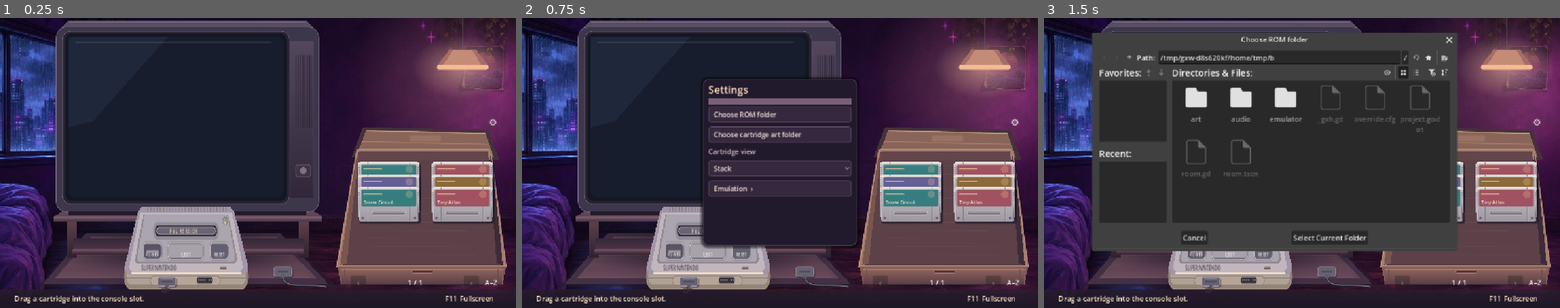
Above: before the commit, frames 1-3 (left to right).
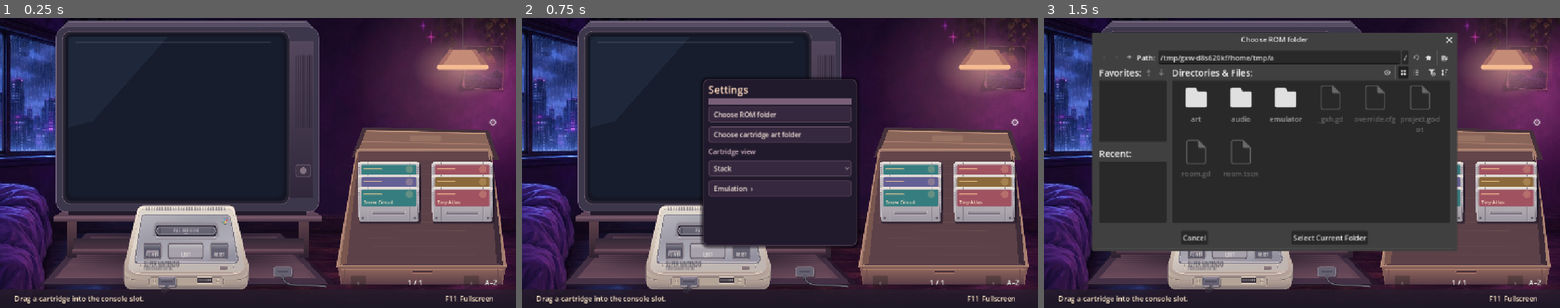
Above: after the commit, the same moments.

Repository: BaconBaps/snes
Game: Godot game, scene res://room.tscn
Two runs of this game, one before a commit and one after it. Both use one fixed random seed, a clock stepped at 60 frames per second and the inputs below.
Inputs:
- Up to frame 1 (0.25 s): no input
- Up to frame 2 (0.75 s): click "⚙" at 0.5 s
- Up to frame 3 (1.5 s): click "Choose ROM folder" at 1.25 s

The runs differ from the first frame. In frame 1, 2.1% of the frame differs, in the area x 23-49%, y 64-94%; in frame 2, 1.5%; in frame 3, 0.9%.

Commit message:
Use layered PAL SNES console artwork

Diff:
--- a/room.gd
+++ b/room.gd
@@ -1088,34 +1088,18 @@
 	# The wide front and foreshortened top follow the angled PAL reference.
 	glow(Vector2(414, 587), Vector2(171, 27), Color("#201927b0"))
 	draw_set_transform_matrix(CONSOLE_TRANSFORM)
-	rounded(Rect2(277, 574, 277, 33), 14, "#958579", "#b4a297")
-	rounded(Rect2(282, 579, 267, 21), 9, "#aea195")
-	shape([Vector2(277, 581), Vector2(281, 571), Vector2(308, 508), Vector2(316, 501),
-		Vector2(514, 501), Vector2(523, 508), Vector2(552, 572), Vector2(554, 581),
-		Vector2(545, 588), Vector2(287, 588)], "#a196a7")
-	shape([Vector2(288, 579), Vector2(313, 508), Vector2(518, 508), Vector2(543, 579),
-		Vector2(536, 584), Vector2(294, 584)], "#c1b6bc")
-	line(Vector2(294, 586), Vector2(538, 586), "#f7e4cf", 2)
-	line(Vector2(281, 592), Vector2(550, 592), "#7c7069")
-	shape([Vector2(320, 511), Vector2(510, 511), Vector2(530, 568), Vector2(524, 574),
-		Vector2(305, 574), Vector2(301, 569)], "#918b94")
-	shape([Vector2(323, 511), Vector2(508, 511), Vector2(525, 567), Vector2(520, 571),
-		Vector2(310, 571), Vector2(306, 567)], "#aaa5af")
-	for x in range(330, 507, 7):
-		line(Vector2(x, 502), Vector2(x, 507), "#887d78", 2)
-
-	draw_circle(Vector2(503, 519), 5.5, Color("#817d89"), true, -1, true)
-	draw_circle(Vector2(502, 517), 1.55, Color("#72a9d3"), true, -1, true)
-	draw_circle(Vector2(506, 519), 1.55, Color("#df7773"), true, -1, true)
-	draw_circle(Vector2(500, 520), 1.55, Color("#83c49d"), true, -1, true)
-	draw_circle(Vector2(503, 522), 1.55, Color("#edc479"), true, -1, true)
+	draw_texture_rect(preload("res://art/pal-console-shell.png"), Rect2(272, 494, 289, 114), false)
 
 	# The top hatch sits behind the three controls, with its lip in front of the cartridge.
 	rounded(SLOT_ART.grow(4), 8, "#928c96")
 	rounded(SLOT_ART, 6, "#a8a3ac" if seated else "#292634")
 	if inserted < 0 or dragging == inserted:
-		rounded(SLOT_ART.grow(-2), 5, "#696473", "#a5a0aa")
-		words("P A L   V E R S I O N", 379, 535, 7)
+		rounded(SLOT_ART.grow(-2), 5, "#666373", "#a5a0aa")
+		line(Vector2(357, 528.5), Vector2(357, 535.5), "#494653")
+		line(Vector2(474, 528.5), Vector2(474, 535.5), "#494653")
+		draw_string(ThemeDB.fallback_font, Vector2(366, 533.7), "P A L   V E R S I O N",
+			HORIZONTAL_ALIGNMENT_CENTER, 99, 6, Color("#e4dce2"))
+		shape([Vector2(412, 535), Vector2(419, 535), Vector2(415.5, 537)], "#a7a0ad")
 	if dragging >= 0 and SLOT.grow(20).has_point(pointer):
 		rounded(SLOT_ART.grow(3), 7, "#eab58975", "#ffdfad")
 	if inserted >= 0 and inserted != dragging:
@@ -1123,6 +1107,7 @@
 		# At rest the slot hides the shell immediately below the label.
 		cartridge(inserted, console_position(), console_cartridge_height())
 		draw_set_transform_matrix(CONSOLE_TRANSFORM)
+	draw_texture_rect(preload("res://art/pal-console-slot-lip.png"), Rect2(340, 536, 151, 7), false)
 
 	draw_console_button(Rect2(321, 548, 39, BUTTON_HEIGHT), "POWER", "#575465")
 	var switch_y := 553 if powered else 558
@@ -1130,18 +1115,14 @@
 	draw_console_button(EJECT_ART, "EJECT", "#bcb9bf" if EJECT.has_point(pointer) else "#a6a1aa")
 	draw_console_button(RESET_ART, "RESET", "#817d90" if RESET.has_point(pointer) else "#626070")
 
-	draw_string(ThemeDB.fallback_font, Vector2(315, 583), "SUPER NINTENDO",
+	draw_string(ThemeDB.fallback_font, Vector2(321, 578), "SUPER NINTENDO",
 		HORIZONTAL_ALIGNMENT_LEFT, -1, 9, Color("#494654"))
-	rounded(Rect2(490, 577, 18, 5), 3, "#786567", "#c4b2ae")
+	draw_string(ThemeDB.fallback_font, Vector2(321, 582.5), "ENTERTAINMENT SYSTEM",
+		HORIZONTAL_ALIGNMENT_LEFT, -1, 5, Color("#68616c"))
 	if powered:
-		glow(Vector2(499, 579), Vector2(24, 12), Color("#ff4d557f"))
-		rounded(Rect2(491, 577, 16, 5), 2, "#ff3d5c")
-
-	rounded(Rect2(335, 589, 157, 13), 7, "#b6a597", "#867a73")
-	for x in [355, 440]:
-		rounded(Rect2(x, 591, 35, 8), 3, "#34313c")
-		for pin in range(7):
-			draw_circle(Vector2(x + 4 + pin * 4.5, 595), 1.0, Color("#aa9892"))
+		glow(Vector2(499, 579), Vector2(20, 8), Color("#ff4d5568"))
+		rounded(Rect2(492, 577.8, 14, 3), 2, "#ff3d5c")
+		line(Vector2(495, 578.3), Vector2(503, 578.3), "#ffacaf")
 	draw_set_transform(Vector2.ZERO)
 
 func draw_controller_plugs() -> void:
@@ -1167,8 +1148,14 @@
 	rounded(Rect2(start - Vector2(4, 3), Vector2(8, 7)), 2, "#5d5967")
 
 func draw_console_button(rect: Rect2, label: String, color: String) -> void:
-	rounded(rect.grow(2), 5, "#d8cec6", "#8a828d")
-	rounded(rect, 4, color, "#716a78")
+	rounded(rect.grow(2), 5, "#dad3cd", "#9b909a")
+	rounded(rect.grow(0.5), 4, "#4f4c5b")
+	rounded(rect, 4, color, "#817985")
+	var cap := rect.grow(-2.0)
+	gradient(Rect2(cap.position, Vector2(cap.size.x, 5.0)),
+		Color(color).lightened(0.24).to_html(), color)
+	line(Vector2(rect.position.x + 4, rect.end.y - 1.8),
+		Vector2(rect.end.x - 4, rect.end.y - 1.8), Color(color).darkened(0.22).to_html())
 	var center := rect.get_center()
 	draw_string(ThemeDB.fallback_font, Vector2(rect.position.x, center.y + 7), label,
 		HORIZONTAL_ALIGNMENT_CENTER, rect.size.x, 8, Color("#f9f1eb"))
Binary file added: art/pal-console-shell.png
Not shown, added: art/pal-console-shell.png.import
Binary file added: art/pal-console-slot-lip.png
Not shown, added: art/pal-console-slot-lip.png.import
